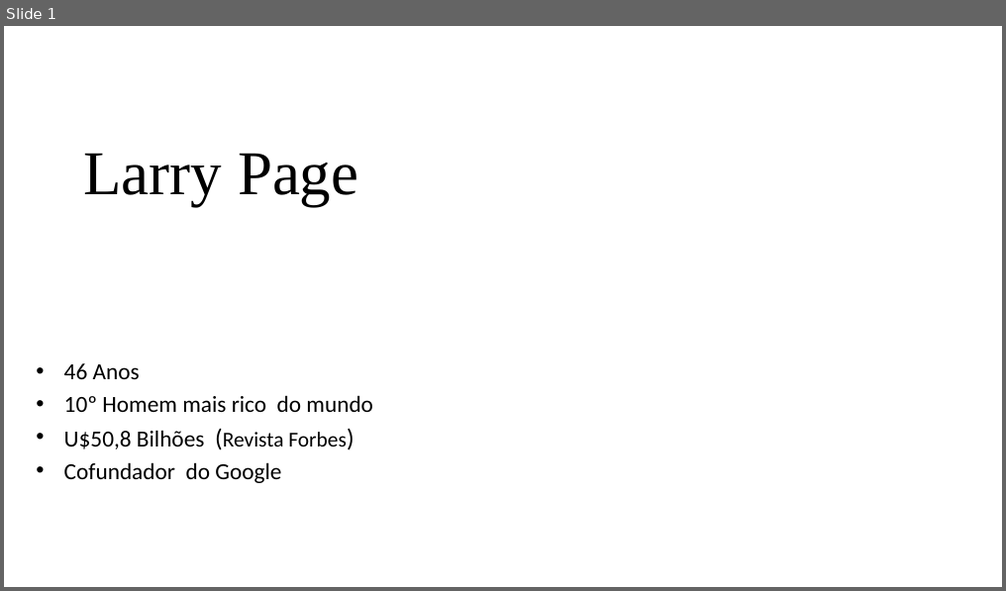
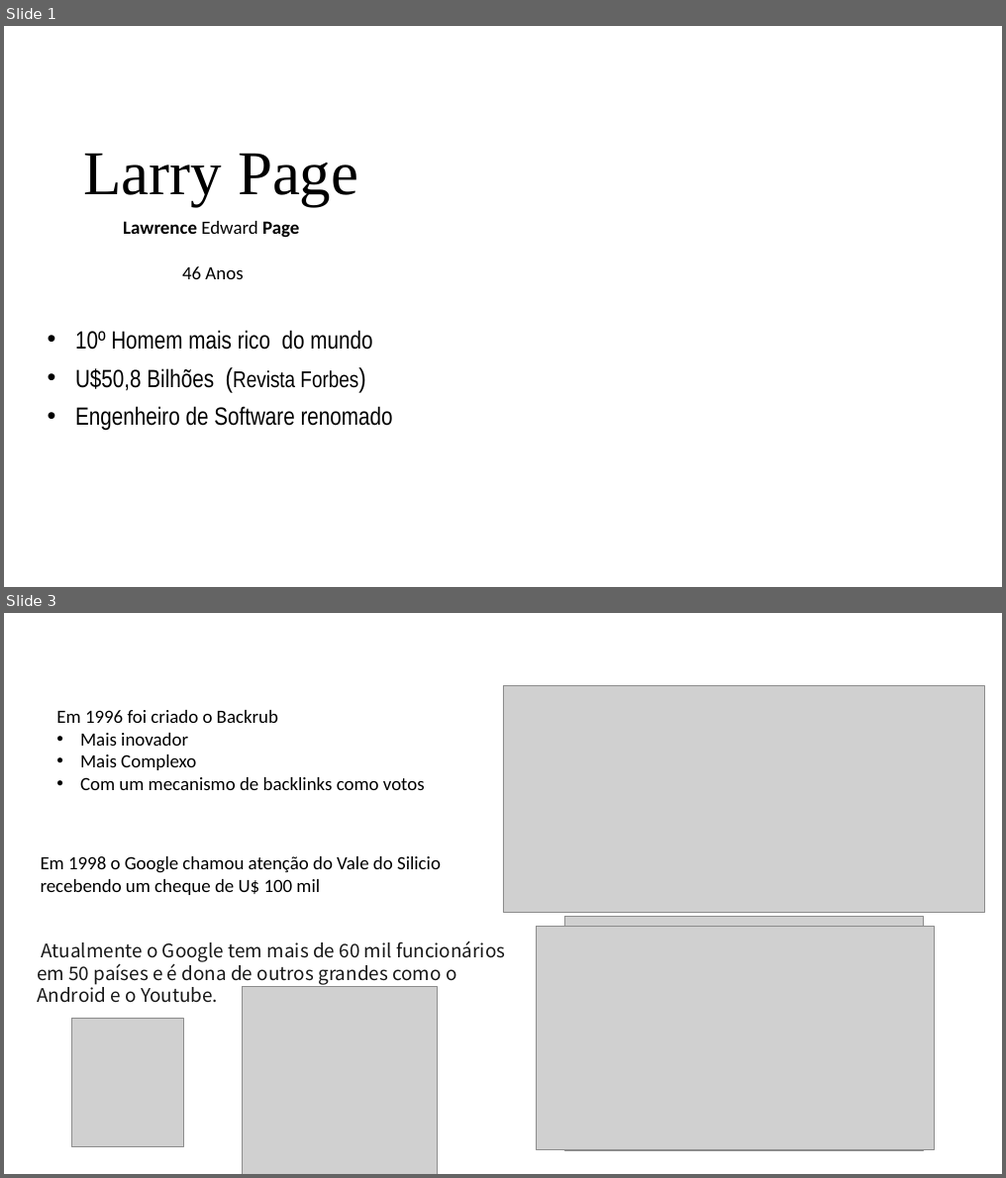
Before and after one commit to GVRO1/BandTec, a slide deck: Larry Page.pptx. Shown one above the other, each under a label of ours: slide 1 before the commit, slides 1 and 3 after it; the slides between them are not shown. The pictures are 1006x591 and 1006x1178 pixels, drawn with LibreOffice and Linux fonts; fonts in the diff are those of the drawing; grey boxes stand for pictures; background and template pictures are left out. Boxes give left, top, right and bottom in pixels: in the first picture for what was removed or moved away, otherwise in the second. Text is boxed around its words. In the diff, an @@ line names an element or a change of style, - is before the commit and + after.

```diff
--- a/Larry Page.pptx
+++ b/Larry Page.pptx
@@ slide 3 added at <box>4,613,1002,1174</box>, background #FFFFFF @@
@@ picture added at <box>503,685,985,912</box> @@
@@ text added at <box>56,710,425,790</box>, 18 pt, text #000000 @@
+Em 1996 foi criado o Backrub
+• Mais inovador
+• Mais Complexo
+• Com um mecanismo de backlinks como votos
@@ text added at <box>41,857,441,895</box>, 18 pt, text #000000 @@
+Em 1998 o Google chamou atenção do Vale do Silicio recebendo um cheque de U$ 100 mil
@@ picture added at <box>537,927,935,1151</box> @@
@@ picture added at <box>564,916,923,1152</box> @@
@@ text added at <box>37,941,505,1003</box>, 18 pt, text #181818 @@
+Atualmente o Google tem mais de 60 mil funcionários em 50 países e é dona de outros grandes como o Android e o Youtube.
@@ picture added at <box>242,986,437,1174</box> @@
@@ picture added at <box>72,1018,183,1148</box> @@
@@ slide 1 changed as well @@
@@ text added at <box>123,221,299,279</box>, 18 pt, text #000000, bold @@
+Lawrence Edward Page
+46 Anos
@@ subtitle "10º Homem mais rico do ...": place and size @@
-subtitle "10º Homem mais rico do ..." at <box>64,364,373,483</box>
+subtitle "10º Homem mais rico do ..." at <box>75,330,393,431</box>
@@ subtitle at <box>75,330,372,391</box>: size 22.2 to 24 pt in "10º Homem mais rico do mundo", "U$50,8 Bilhões"; font Calibri to Arial Narrow in "10º Homem mais rico do mundo", "U$50,8 Bilhões (Revista Forbes)"; size 24.1 to 26 pt, size 20.4 to 22 pt in "(Revista Forbes)"; line spacing 0.8 to 0.9 @@
@@ subtitle at <box>64,364,140,379</box>: paragraph removed @@
-• 46 Anos
@@ subtitle at <box>75,406,393,431</box>: text changed; size 22.2 to 24 pt; font Calibri to Arial Narrow @@
-• Cofundador do Google
+• Engenheiro de Software renomado
```
Also in this commit, not shown: 1 other slide changed, 1 other slide added.
